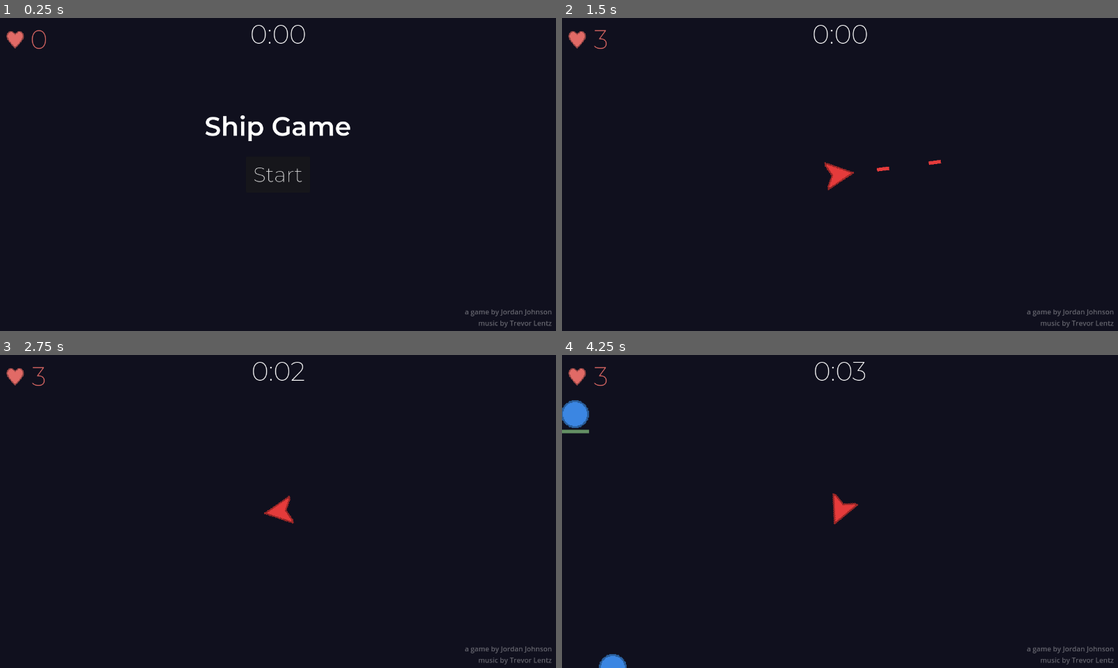
Above: before the commit, frames 1-4 (two rows, left to right).
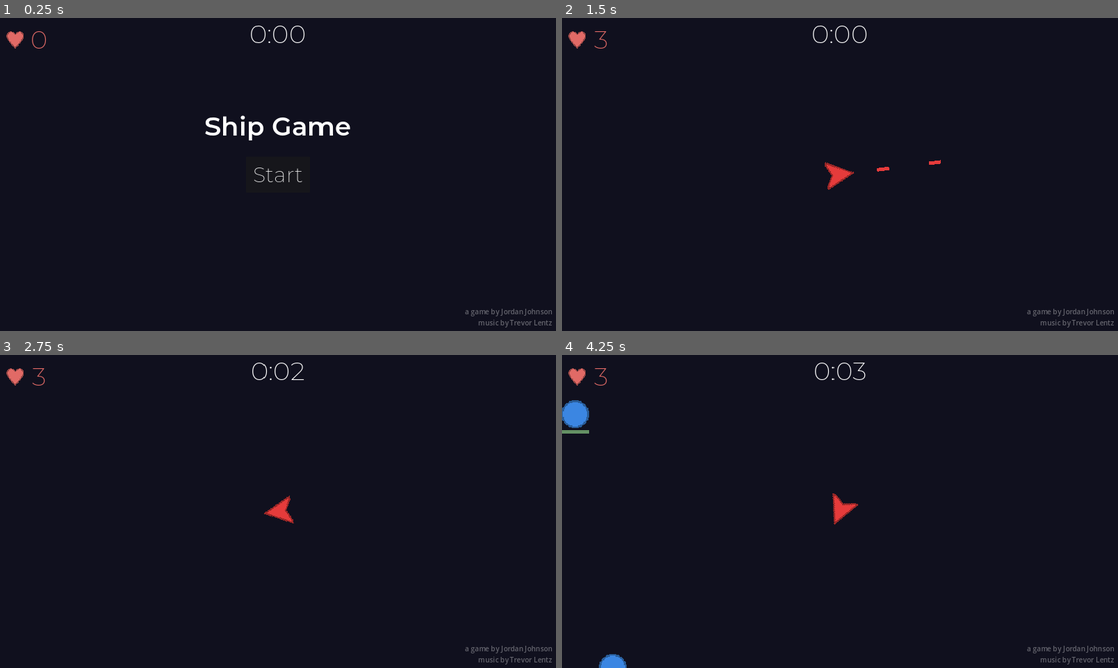
Above: after the commit, the same moments.

Repository: jordanjohnson56/shipgame
Game: Godot game, scene res://main.tscn
The game is run twice, just before and just after one commit, with the same random seed, the same clock (stepped at 60 frames per second) and the same inputs.
Inputs (mouse positions are in pixels of both pictures, inside the frame that each line leads up to):
- Up to frame 1 (0.25 s): no input
- Up to frame 2 (1.5 s): click "Start" at 0.5 s; tap Enter at 1.25 s; move the mouse to (962, 158) at 1.27 s; press the mouse at (962, 158) at 1.28 s
- Up to frame 3 (2.75 s): move the mouse to (166, 527) at 2.02 s; release the mouse at (166, 527) at 2.03 s; click (166, 527) at 2.1 s
- Up to frame 4 (4.25 s): tap Space at 2.75 s; move the mouse to (895, 442) at 2.77 s; press the mouse at (895, 442) at 2.78 s; move the mouse to (812, 574) at 3.52 s; release the mouse at (812, 574) at 3.53 s; click (812, 574) at 3.6 s

The runs differ from the first frame. In frame 1, 0.7% of the frame differs, in the area x 1-100%, y 2-99%; in frame 2, 0.4%; in frame 3, 0.4%; in frame 4, 0.5%.

Commit message:
Set cursor to crosshair during game

Diff:
--- a/main.gd
+++ b/main.gd
@@ -1,6 +1,7 @@
 extends Node
 
-@export var initial_enemy_timer = 1.0
+@export var initial_enemy_timer: float = 1.0
+var crosshair = preload("res://art/crosshair.png")
 var projectile_scene = preload("res://projectile.tscn")
 var enemy_scene = preload("res://enemy.tscn")
 var game_started = false
@@ -28,6 +29,7 @@
     $EnemySpawnTimer.start()
     $Seconds.start()
     $HUD.set_health($Player.health)
+    Input.set_custom_mouse_cursor(crosshair, Input.CURSOR_ARROW, Vector2(16,16))
     game_started = true
 
 
@@ -47,6 +49,7 @@
     $EnemySpawnTimer.stop()
     $Seconds.stop()
     $HUD.game_over()
+    Input.set_custom_mouse_cursor(null)
     game_started = false
     await get_tree().create_timer(3).timeout
     $HUD.reset()
--- a/project.godot
+++ b/project.godot
@@ -19,6 +19,7 @@
 
 window/size/viewport_width=1280
 window/size/viewport_height=720
+window/stretch/mode="canvas_items"
 
 [input]
 
Binary file added: art/crosshair.png
Not shown, added: art/crosshair.png.import
